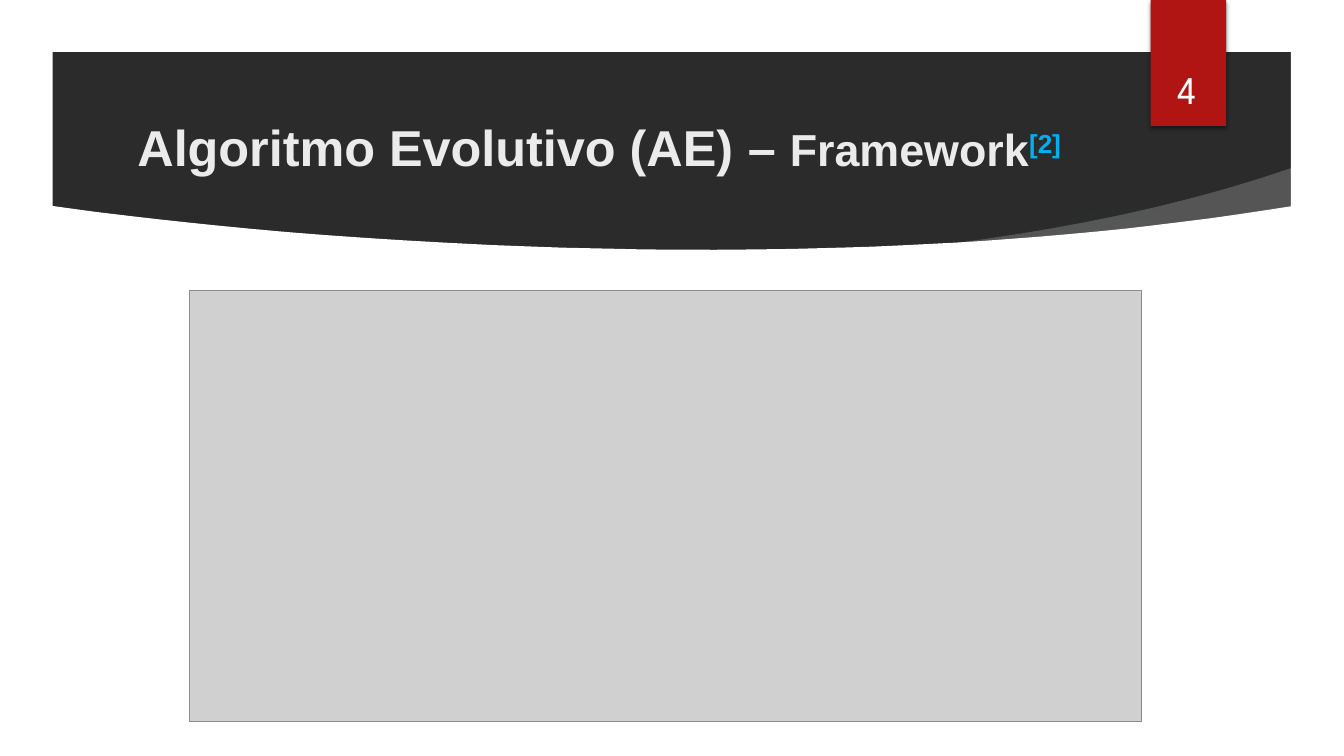
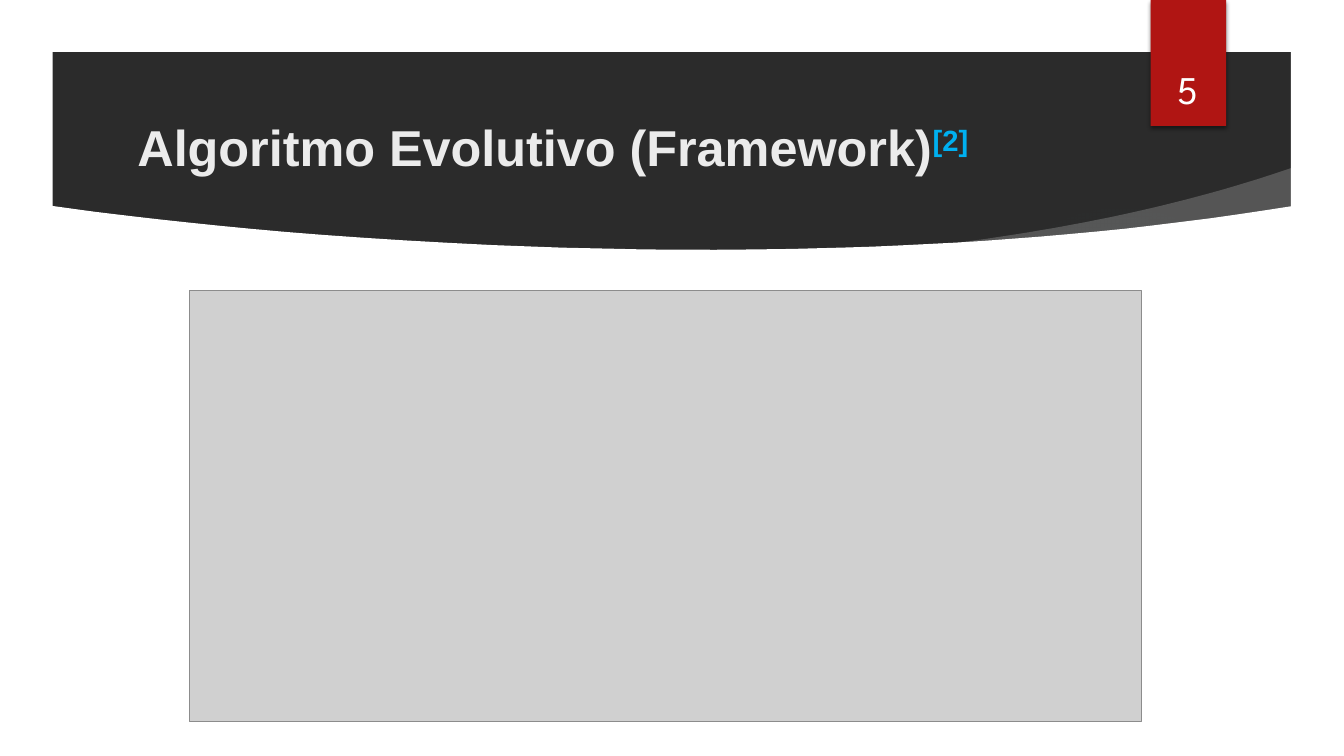
Before and after one commit to cassioss/genetics, a slide deck: slide 6 of presentations/TG2_Apresentacao_Cassio.pptx (slide 5 before the commit). Drawn at 1344x756 pixels with LibreOffice and Linux fonts; fonts in the diff are those of the drawing; grey boxes stand for pictures; background and template pictures are left out; a plain dark background stands for a picture behind light text. Boxes give left, top, right and bottom in pixels: in the first picture for what was removed or moved away, otherwise in the second. Text is boxed around its words. In the diff, an @@ line names an element or a change of style, - is before the commit and + after.

```diff
--- a/presentations/TG2_Apresentacao_Cassio.pptx
+++ b/presentations/TG2_Apresentacao_Cassio.pptx
@@ page number at (1177, 78, 1198, 105): text changed @@
-4
+5
@@ title at (137, 129, 969, 176): text changed @@
-Algoritmo Evolutivo (AE) – Framework[2]
+Algoritmo Evolutivo (Framework)[2]
```
Also in this commit, not shown: 5 other slides changed, 9 slides added, 9 other files.
